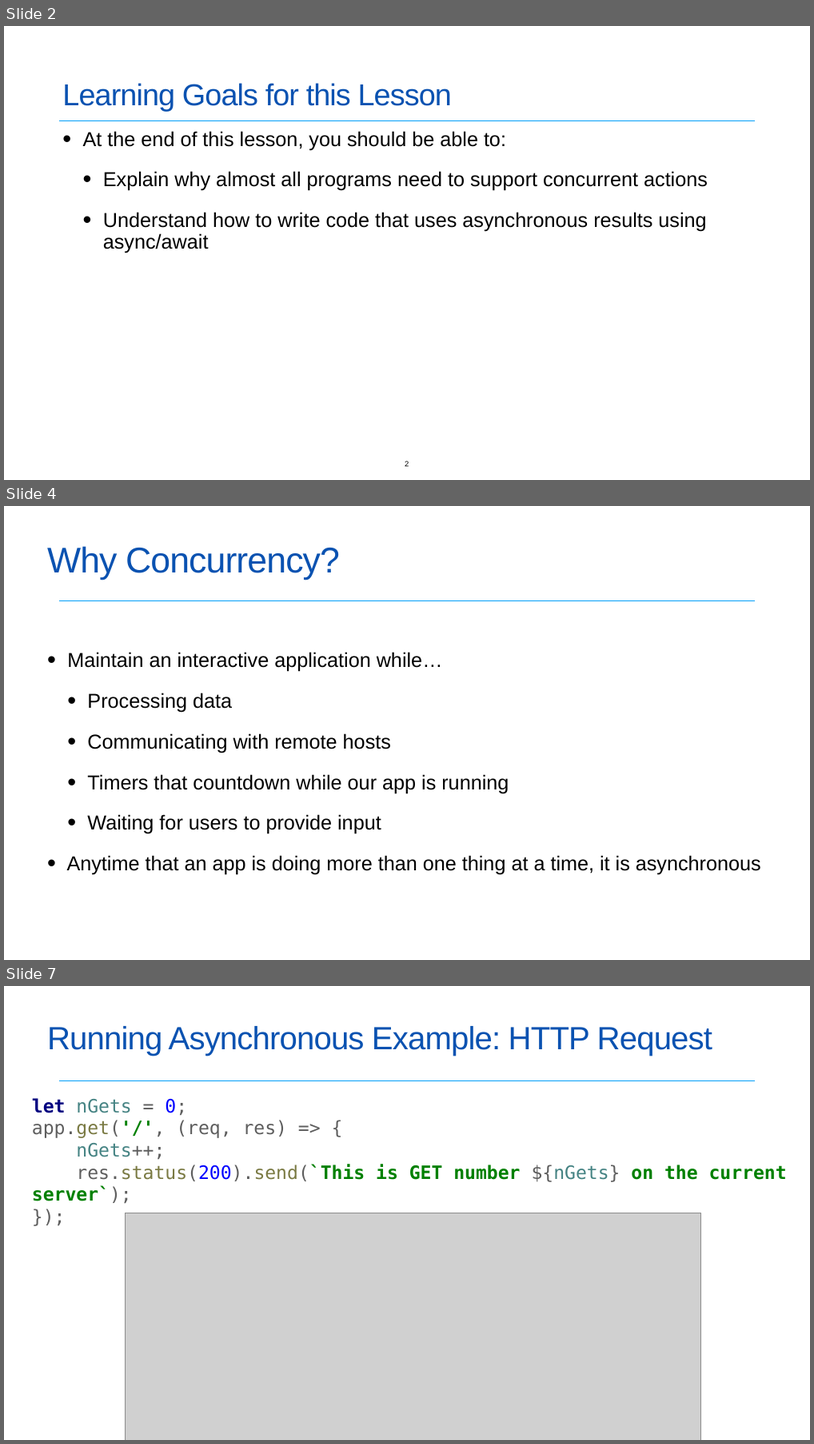
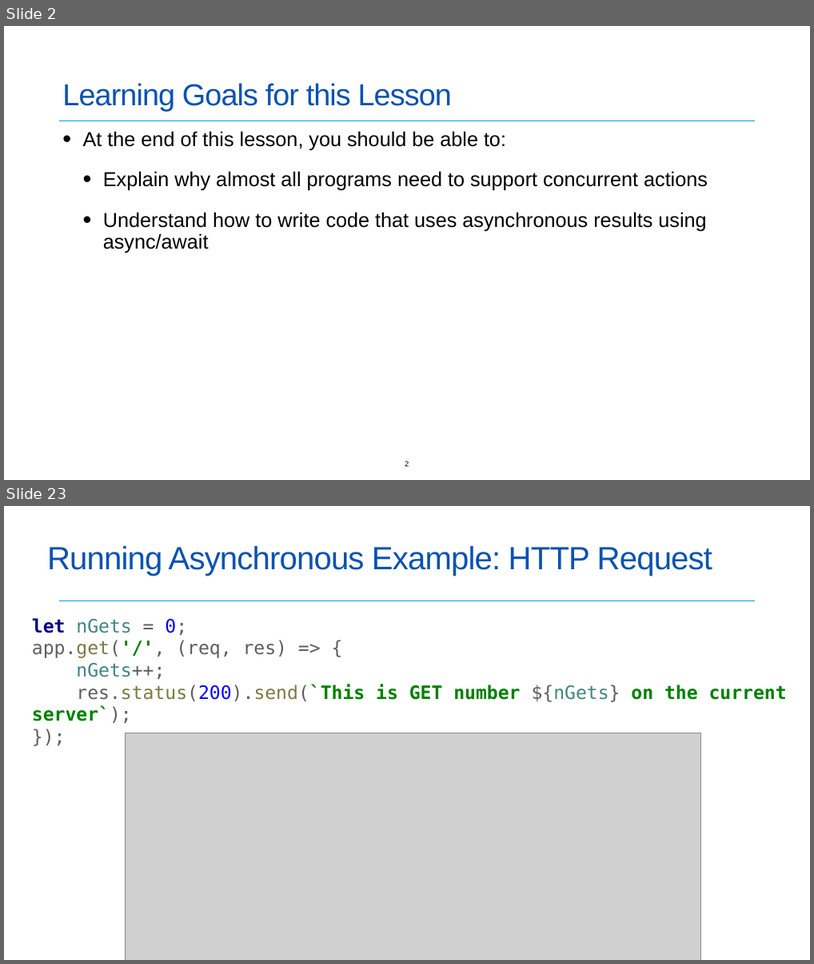
Before and after one commit to neu-se/CS4530-Spring-2022, a slide deck: Slides/Lesson 4.1 Concurrent Programming.pptx. Shown one above the other, each under a label of ours: slides 2, 4 and 7 before the commit, slides 2 and 23 after it; the slides between them are not shown. The pictures are 814x1444 and 814x964 pixels, drawn with LibreOffice and Linux fonts; fonts in the diff are those of the drawing; grey boxes stand for pictures. Boxes give left, top, right and bottom in pixels: in the first picture for what was removed or moved away, otherwise in the second. Text is boxed around its words. In the diff, an @@ line names an element or a change of style, - is before the commit and + after.

```diff
--- a/Slides/Lesson 4.1 Concurrent Programming.pptx
+++ b/Slides/Lesson 4.1 Concurrent Programming.pptx
@@ slide 4 removed at (4, 506, 810, 960), background #FFFFFF; not listed: 1 template element that a slide beside it also shows @@
@@ title removed at (47, 546, 340, 580) @@
-Why Concurrency?
@@ text removed at (67, 652, 762, 875) @@
-• Maintain an interactive application while…
-  • Processing data
-  • Communicating with remote hosts
-  • Timers that countdown while our app is running
-  • Waiting for users to provide input
-• Anytime that an app is doing more than one thing at a time, it is asynchronous
@@ what was slide 7 is now slide 23 @@
```
Also in this commit, not shown: 1 slide changed, 19 slides added, 6 other slides removed.
